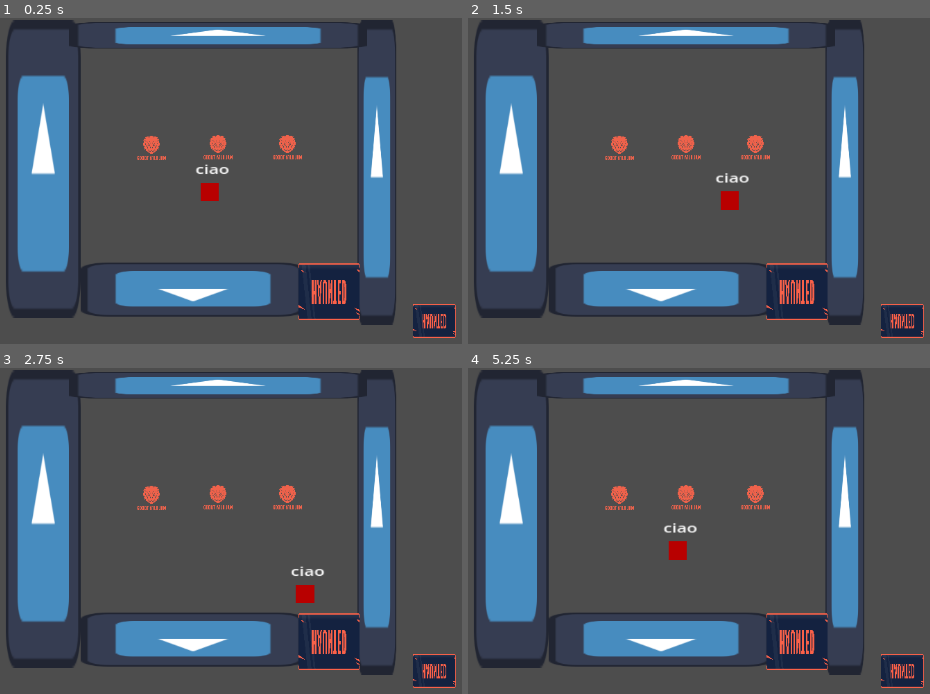
Above: before the commit, frames 1-4 (two rows, left to right).
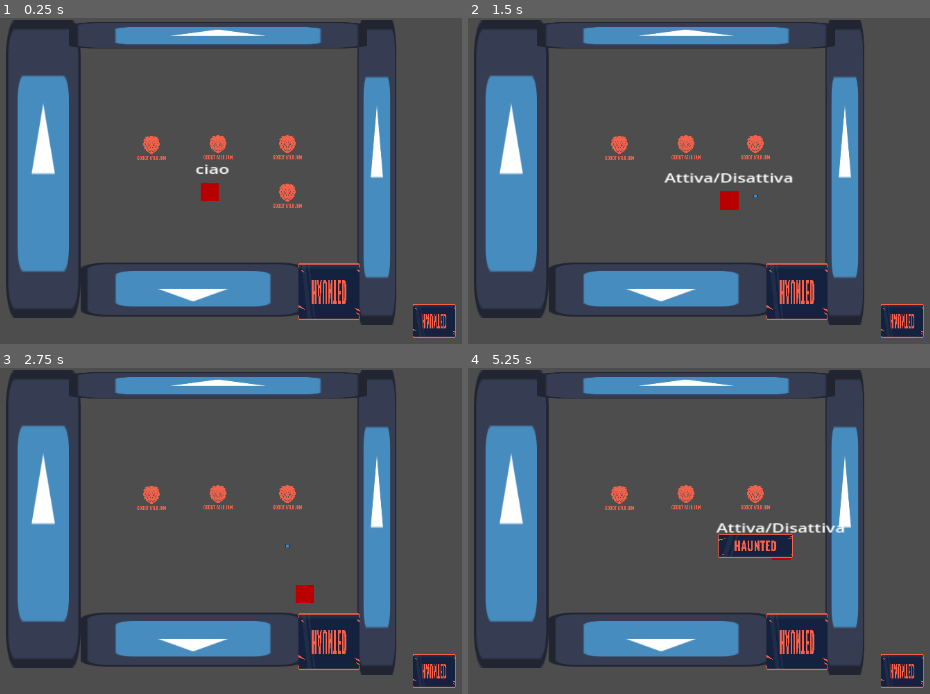
Above: after the commit, the same moments.

Repository: FranzRome/godot-wild-jam--74
Game: Godot game, scene res://scenes/main_scene.tscn
Same seed, same stepped clock (60 frames per second), same inputs: the game is played once before the commit and once after it. The engine's default icon, where the game draws it, is replaced by a stand-in: a white triangle on a blue panel in a dark square.
Inputs:
- Up to frame 1 (0.25 s): no input
- Up to frame 2 (1.5 s): tap Enter at 0.5 s; hold D (right) 0.53-1.28 s; tap E (interact) at 0.6, 1.35 s; hold S (down) from 1.28 s (still down)
- Up to frame 3 (2.75 s): release S (down) at 2.03 s; hold D (right) from 2.03 s (still down); tap E (interact) at 2.1 s
- Up to frame 4 (5.25 s): release D (right) at 2.78 s; hold W (up) 2.78-3.53 s; tap E (interact) every 0.75 s from 2.85 to 5.1 s; hold A (left) 3.53-5.03 s; hold S (down) from 5.03 s (still down)

The runs differ from the first frame. In frame 1, 0.2% of the frame differs, in the area x 59-66%, y 37-59%; in frame 2, 0.5%; in frame 3, 0.1%; in frame 4, 2.1%, in the area x 42-82%, y 37-59%.
Error in both runs: Invalid access of index '0' on a base object of type: 'Array'. (res://scripts/player.gd:55)

Commit message:
spostato time button perche era sopra il button 3

Diff:
--- a/game_components/interact_area.gd
+++ b/game_components/interact_area.gd
@@ -10,6 +10,7 @@
 	is_leva_active = !is_leva_active
 	change_visual()
 
+
 func change_visual():
 	if(is_leva_active):
 		var texture = load('res://icons/icon.svg')
--- a/scenes/main_scene.tscn
+++ b/scenes/main_scene.tscn
@@ -214,7 +214,7 @@
 interact_value = "Attivato button c"
 
 [node name="Timed Button" type="Node2D" parent="."]
-position = Vector2(157, -137)
+position = Vector2(157, -67)
 scale = Vector2(0.4, 0.3)
 script = ExtResource("8_lwxkx")
 
